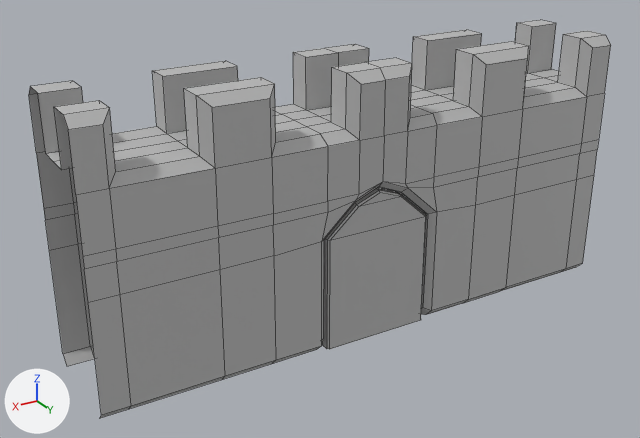
The FBX model Sunder Siege/Assets/1Meshes/Problems/Wall_SmallDoor_Greybox.fbx: old version first, new version second.
The view is the same before and after, from a camera (50 mm lens) standing at (3.94, 6.07, 4.04) and looking at (0.25, -0.08, 0.96). Lighting does not change. The marker at lower left points along +X, +Y and +Z. Mesh edges are drawn as thin lines. Where no turn or scale is listed for an object, it has been applied to the vertices. Vertices at the same position are counted once.
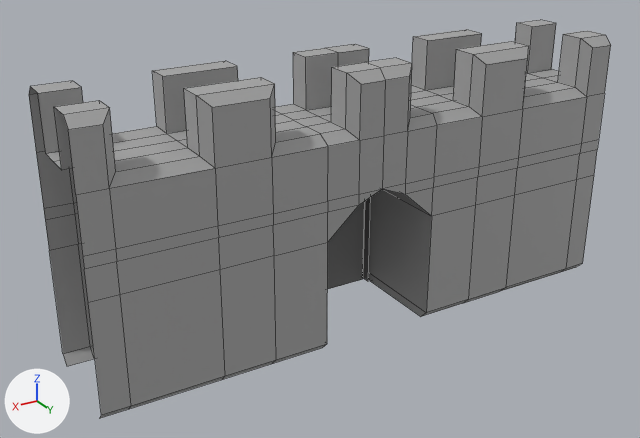
Patch to the scene script:
```diff
--- a/Sunder Siege/Assets/1Meshes/Problems/Wall_SmallDoor_Greybox.fbx.py
+++ b/Sunder Siege/Assets/1Meshes/Problems/Wall_SmallDoor_Greybox.fbx.py
@@ mat_lambert10 @@
+mat_lambert10 = principled_material('lambert10')
+mat_lambert10.base_color = (0.39, 0.39, 0.39)  # grey #a8a8a8
@@ mat_lambert9 @@
+mat_lambert9 = principled_material('lambert9')
+mat_lambert9.base_color = (0.169, 0.169, 0.169)  # grey #727272
@@ me_mesh @@
 # used by ob_polysurface1; location = (0.0, 0.0, 0.0)
-me_mesh.from_pydata(...)  # 270 vertices, 244 faces; spans x -2.5..2.5, y -0.5..0.5, z 0.0..2.38
+me_mesh.from_pydata(...)  # 261 vertices, 236 faces; spans x -2.5..2.5, y -0.5..0.5, z 0.0..2.38
+# me_mesh part 1
+# 18 vertices are removed from x -0.58..0.58, y 0.34..0.5, z 0.0..1.45
+# 30 faces are deleted
+# 2 vertices are added at (0.53, 0.42, 0.0), (-0.53, 0.42, 0.0)
+# 7 new vertices lie (0.0, 1.0, 0.0) away from vertices in x -0.53..0.53, y -0.5, z 0.08..1.39
+# 22 new faces join them
+# me_mesh part 2: 214 faces spanning x -2.5..2.5, y -0.5..0.5, z 0.0..2.38 switch from mat_lambert3 (grey #bcbcbc) to mat_lambert10 (grey #a8a8a8)
@@ me_mesh_1 @@
+me_mesh_1.from_pydata(...)  # 28 vertices, 24 faces; spans x -0.503..0.503, y -0.593..-0.481, z 0.0..1.362
+me_mesh_1.materials.append(mat_lambert9)  # grey #727272
@@ me_mesh_001_1 @@
+me_mesh_001_1.from_pydata(...)  # 28 vertices, 18 faces; spans x -0.625..0.625, y -0.582..-0.405, z 0.0..1.481
+me_mesh_001_1.materials.append(mat_lambert9)  # grey #727272
@@ ob_polysurface2 @@
-ob_polysurface2 = bpy.data.objects.new('polySurface2', me_mesh_001)
-ob_polysurface2.location = (0.0, 0.0, 0.0)
@@ ob_wall_door @@
+ob_wall_door = bpy.data.objects.new('Wall_Door', me_mesh_1)
+ob_wall_door.location = (0.0, 0.0, 0.0)
@@ ob_wall_doorarchway @@
+ob_wall_doorarchway = bpy.data.objects.new('Wall_DoorArchway', me_mesh_001_1)
+ob_wall_doorarchway.location = (0.0, 0.0, 0.0)
```

Changed parts and their boxes (x1, y1, x2, y2) in the pictures (640 x 438 px; the box of a moved part takes in the faces that stretch with it):
'polySurface2', deleted: before (322, 188, 426, 349)
'Wall_Door', added: after (327, 201, 365, 289)
'Wall_DoorArchway', added: after (363, 198, 370, 281)
part 1 of me_mesh, moved or reshaped: (272, 131, 478, 364) in both
part 2 of me_mesh, recoloured: (29, 20, 611, 415) in both
